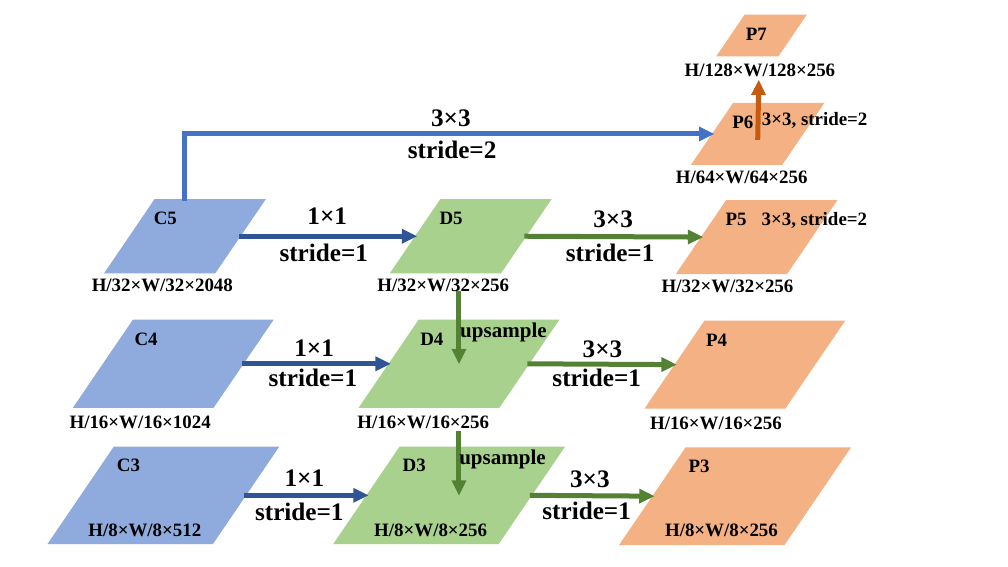
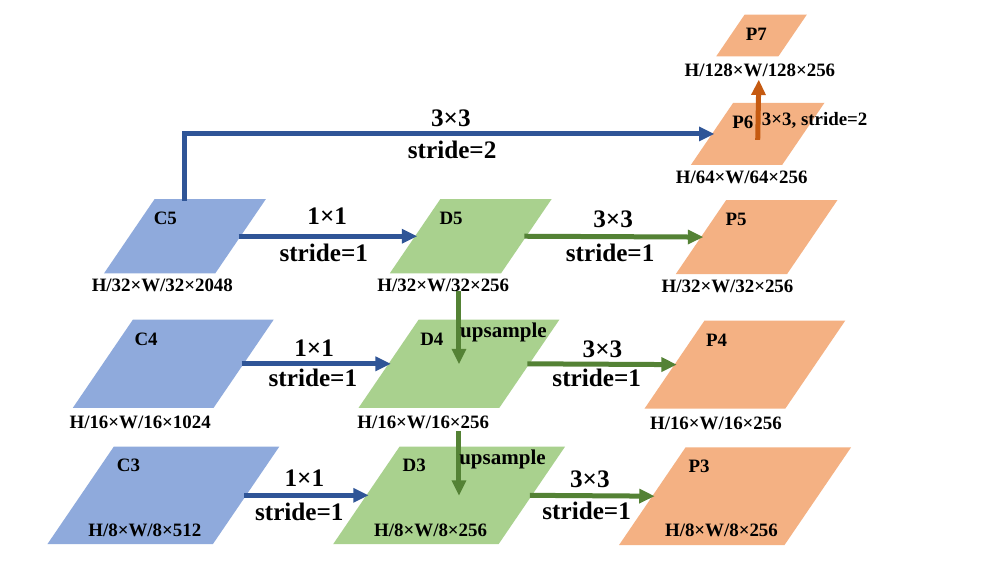
Before and after one commit to sodalone/fcos_implementation, a slide deck: slide 3 of word/检测头.pptx. Drawn at 1008x567 pixels with LibreOffice and Linux fonts; fonts in the diff are those of the drawing. Boxes give left, top, right and bottom in pixels: in the first picture for what was removed or moved away, otherwise in the second. Text is boxed around its words. In the diff, an @@ line names an element or a change of style, - is before the commit and + after.

```diff
--- a/word/检测头.pptx
+++ b/word/检测头.pptx
@@ elbow arrow (185, 201) - (714, 134): stroke #4472C4 4.75 pt to #2F5597 4.75 pt @@
@@ text removed at [762, 210, 867, 229] @@
-3×3, stride=2
```
Also in this commit, not shown: 4 other files.
